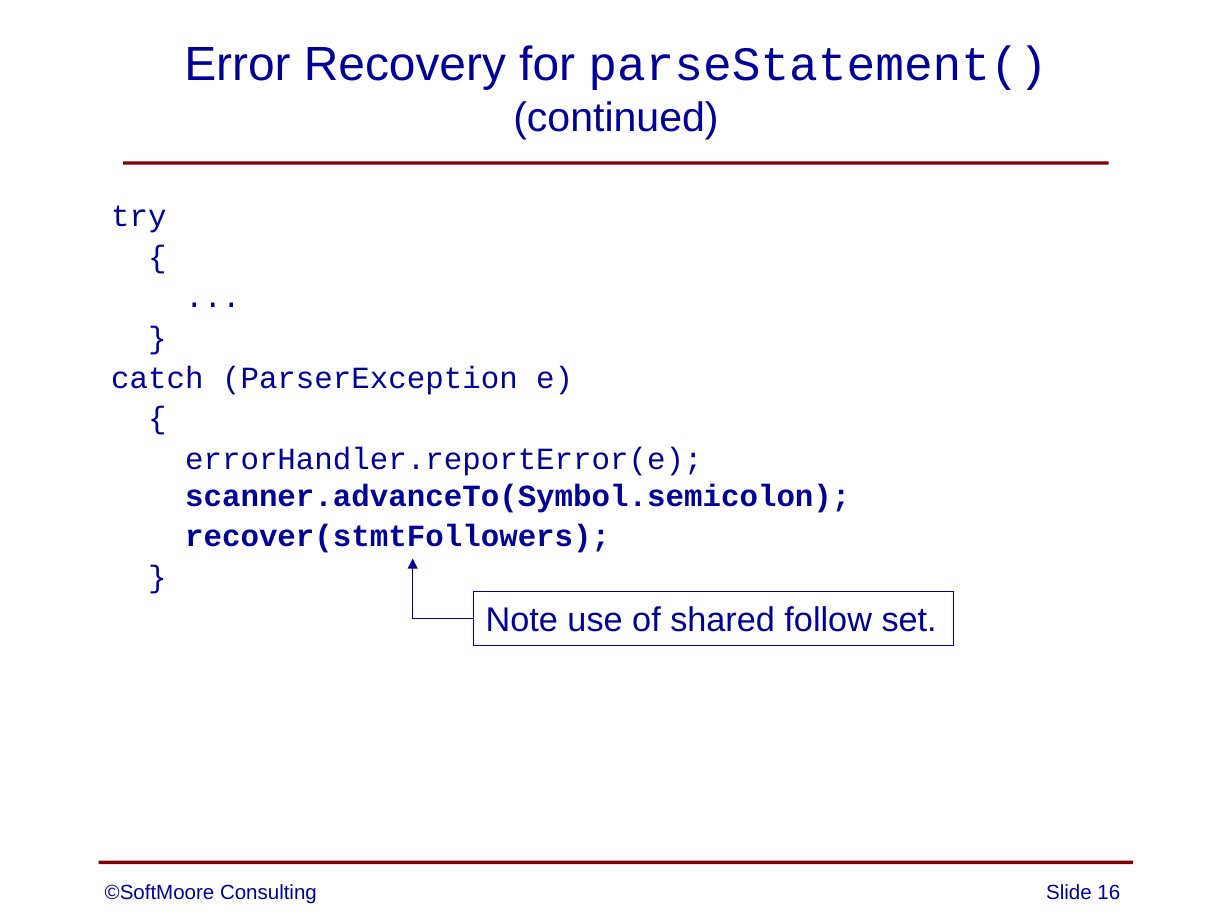
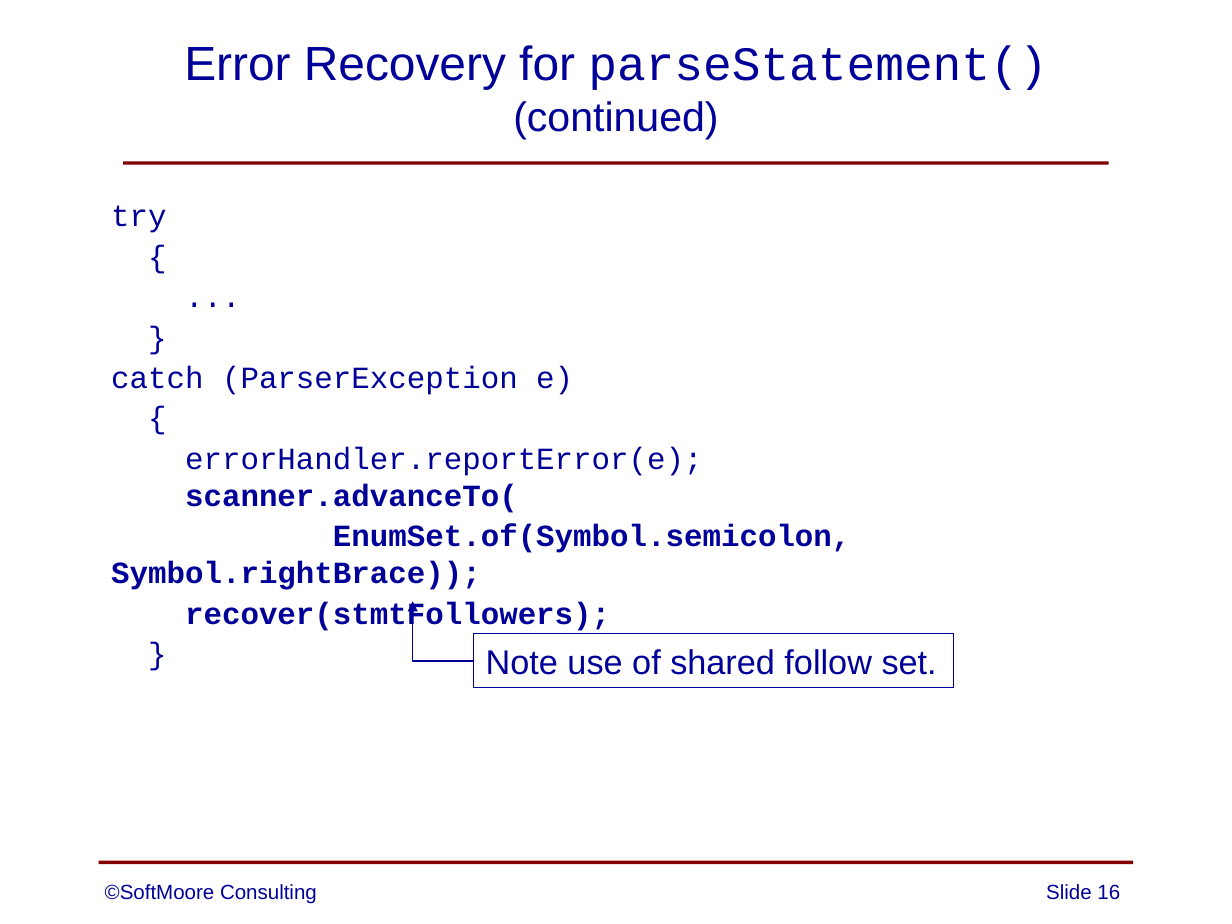
Before and after one commit to SoftMoore/CPRL-Java-3rd, a slide deck: slide 16 of PowerPoints/07 - Error Handling.pptx. Drawn at 1232x924 pixels with LibreOffice and Linux fonts; fonts in the diff are those of the drawing. Boxes give left, top, right and bottom in pixels: in the first picture for what was removed or moved away, otherwise in the second. Text is boxed around its words. In the diff, an @@ line names an element or a change of style, - is before the commit and + after.

```diff
--- a/PowerPoints/07 - Error Handling.pptx
+++ b/PowerPoints/07 - Error Handling.pptx
@@ text at <box>111,447,851,590</box>: text changed @@
-errorHandler.reportError(e);
-scanner.advanceTo(Symbol.semicolon);
+errorHandler.reportError(e);
+scanner.advanceTo(
+EnumSet.of(Symbol.semicolon, Symbol.rightBrace));
@@ elbow arrow moved from (473, 618) - (413, 558) to (473, 660) - (413, 601) @@
@@ rectangle "Note use of shared follow ...": place and size @@
-rectangle "Note use of shared follow ..." at <box>473,591,952,646</box>
+rectangle "Note use of shared follow ..." at <box>473,634,952,689</box>
```
Also in this commit, not shown: 9 other slides changed.
